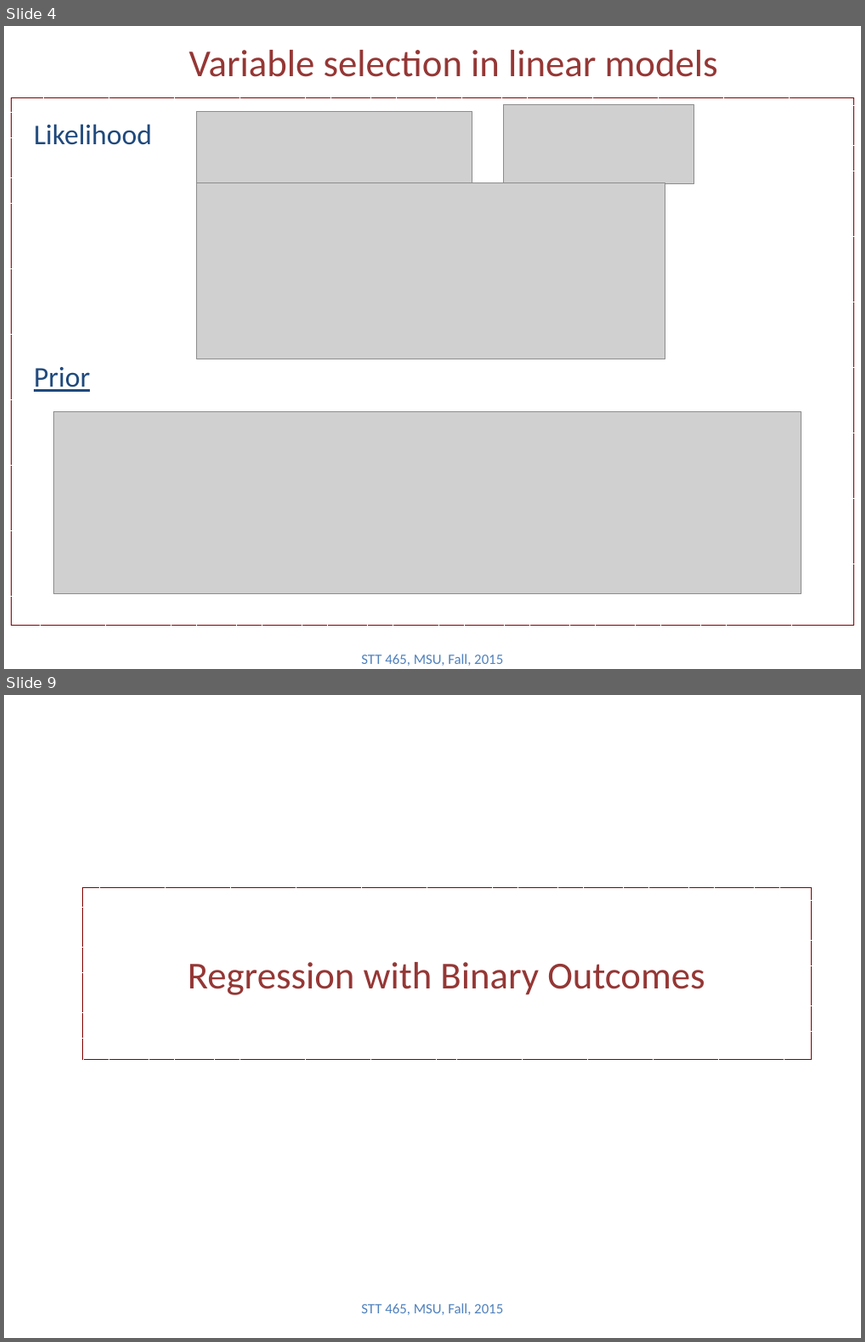
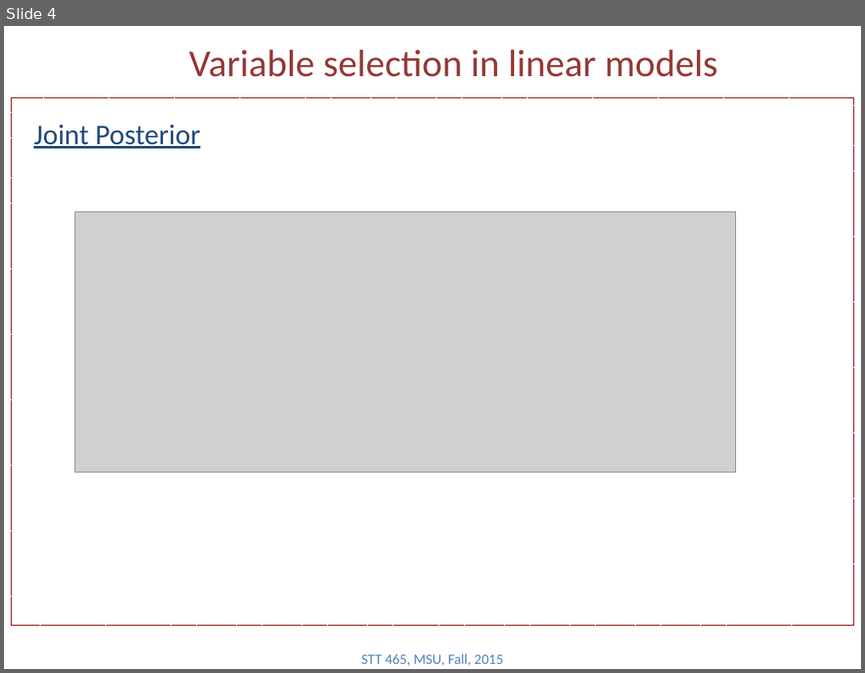
Before and after one commit to Boukos/STT465, a slide deck: STT465_15.pptx. Shown one above the other, each under a label of ours: slides 4 and 9 before the commit, slide 4 after it; the slides between them are not shown. The pictures are 865x1342 and 865x673 pixels, drawn with LibreOffice and Linux fonts; fonts in the diff are those of the drawing; grey boxes stand for pictures. Boxes give left, top, right and bottom in pixels: in the first picture for what was removed or moved away, otherwise in the second. Text is boxed around its words. In the diff, an @@ line names an element or a change of style, - is before the commit and + after.

```diff
--- a/STT465_15.pptx
+++ b/STT465_15.pptx
@@ slide 9 removed at box(4, 695, 861, 1338), background #FFFFFF @@
@@ title removed at box(83, 888, 812, 1059) @@
-Regression with Binary Outcomes
@@ text removed at box(361, 1303, 503, 1315) @@
-STT 465, MSU, Fall, 2015
@@ slide 4 changed as well @@
@@ text at box(34, 125, 200, 148): text changed @@
-Likelihood
+Joint Posterior
@@ picture removed at box(197, 112, 472, 188) @@
@@ picture removed at box(504, 105, 693, 184) @@
@@ picture: place and size @@
-picture at box(197, 182, 665, 358)
+picture at box(75, 212, 735, 472)
@@ text removed at box(34, 367, 90, 392) @@
-Prior
@@ picture removed at box(53, 412, 800, 593) @@
```
Also in this commit, not shown: 4 other slides changed, 4 slides added, 12 other slides removed, 1 other file.
